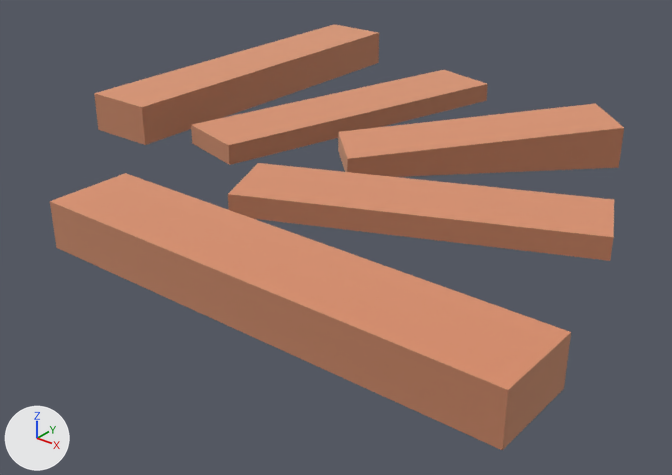
Two versions of the glTF model island-race/import/kenney-nature-kit/path_woodCorner.glb, one commit apart.
Camera for both pictures: a 50 mm lens placed at (0.481, -0.972, 0.361), pointed at (-0.14, -0.196, -0.12). The axes (+X, +Y, +Z) are drawn at lower left. The lights are the same throughout. The picture after the commit comes second. Where no turn or scale is listed for an object, it has been applied to the vertices. Vertices at exactly the same position are counted once.

The older version as bpy lines, for what is in view:
```python
me_mesh_path_woodcorner = bpy.data.meshes.new('Mesh path_woodCorner')
me_mesh_path_woodcorner.from_pydata(...)  # 40 vertices, 60 faces; spans x -0.5..0.25, y -0.5..0.25, z 0.0..0.05
# faces by material slot: [50, 10]
me_mesh_path_woodcorner.materials.append(mat_dirtdark)  # beige #dbab8e
me_mesh_path_woodcorner.materials.append(mat_dirt)  # beige #f2be9e
ob_path_woodcorner = bpy.data.objects.new('path_woodCorner', me_mesh_path_woodcorner)
ob_path_woodcorner.location = (0.0, 0.0, -0.05)
```
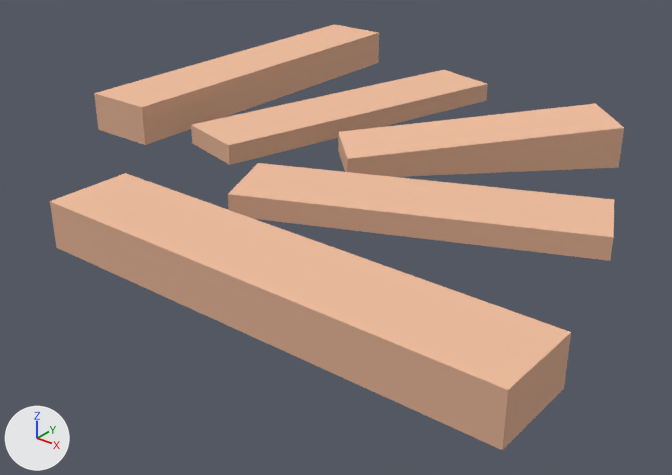
What differs and where, as boxes (x1, y1, x2, y2) in the pictures (672 x 475 px):
'path_woodCorner', recoloured, surface changed: (50, 24, 624, 450) in both
part 1 of me_mesh_path_woodcorner, recoloured (lighter): (50, 33, 624, 450) in both
part 2 of me_mesh_path_woodcorner, recoloured: (50, 24, 624, 390) in both
part 3 of me_mesh_path_woodcorner, surface changed: (50, 24, 624, 450) in both

Diff of the bpy script that builds the scene:
```diff
--- a/island-race/import/kenney-nature-kit/path_woodCorner.glb.py
+++ b/island-race/import/kenney-nature-kit/path_woodCorner.glb.py
@@ img_image_0 @@
+img_image_0 = load_image('Image_0', '_unpacked/Image_0', 16, 8, 'sRGB')
@@ mat_palette @@
+mat_palette = principled_material('palette')
+mat_palette.texture = img_image_0
+mat_palette.roughness = 1.0
@@ me_mesh_path_woodcorner @@
 me_mesh_path_woodcorner.from_pydata(...)  # 40 vertices, 60 faces; spans x -0.5..0.25, y -0.5..0.25, z 0.0..0.05
 # used by ob_path_woodcorner; location = (0.0, 0.0, -0.05)
+# me_mesh_path_woodcorner part 1: all 50 faces that had it switch from mat_dirtdark (beige #dbab8e) to mat_palette (picture img_image_0)
+# me_mesh_path_woodcorner part 2: all 10 faces that had it switch from mat_dirt (beige #f2be9e) to mat_palette (picture img_image_0)
+# me_mesh_path_woodcorner part 3: texture (UV) coordinates of 60 of 60 faces, centred in x -0.5..0.25, y -0.5..0.25, z 0.0..0.05, changed; they spanned u -19.69..19.69, v -19.69..9.84 and now span u 0.25..0.75, v 0.5..0.5
@@ ob_tmpparent @@
-ob_tmpparent = bpy.data.objects.new('tmpParent', None)
-ob_tmpparent.location = (0.0, 0.0, 0.0)
```
